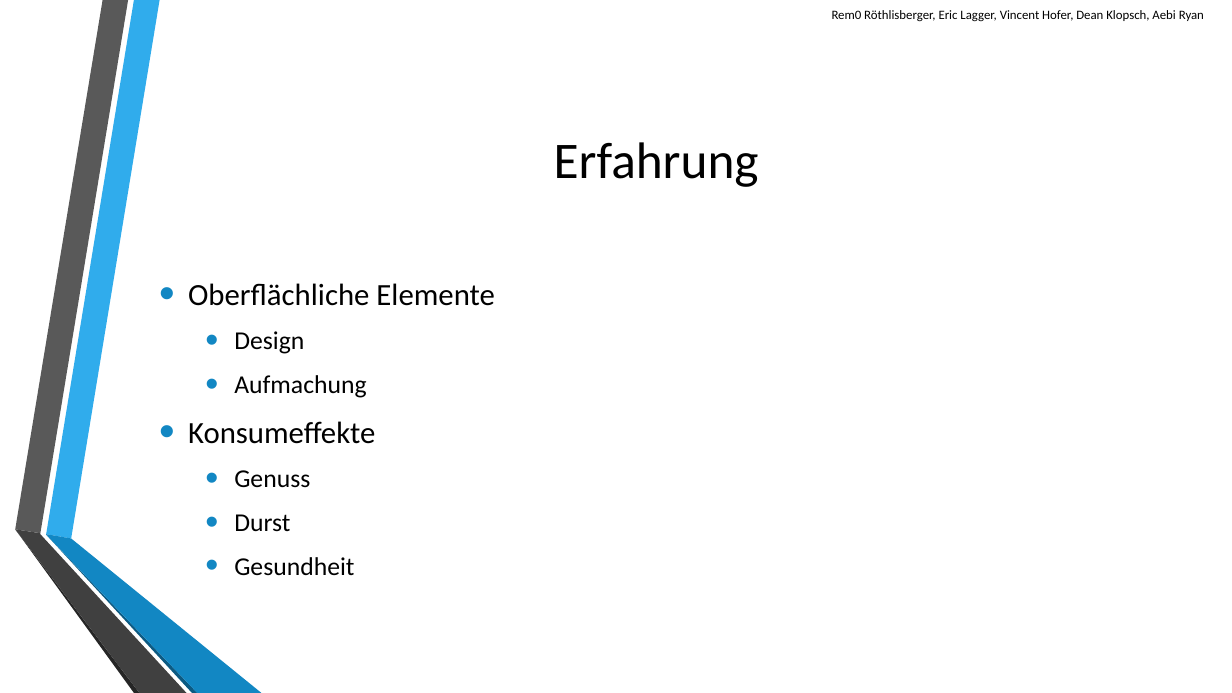
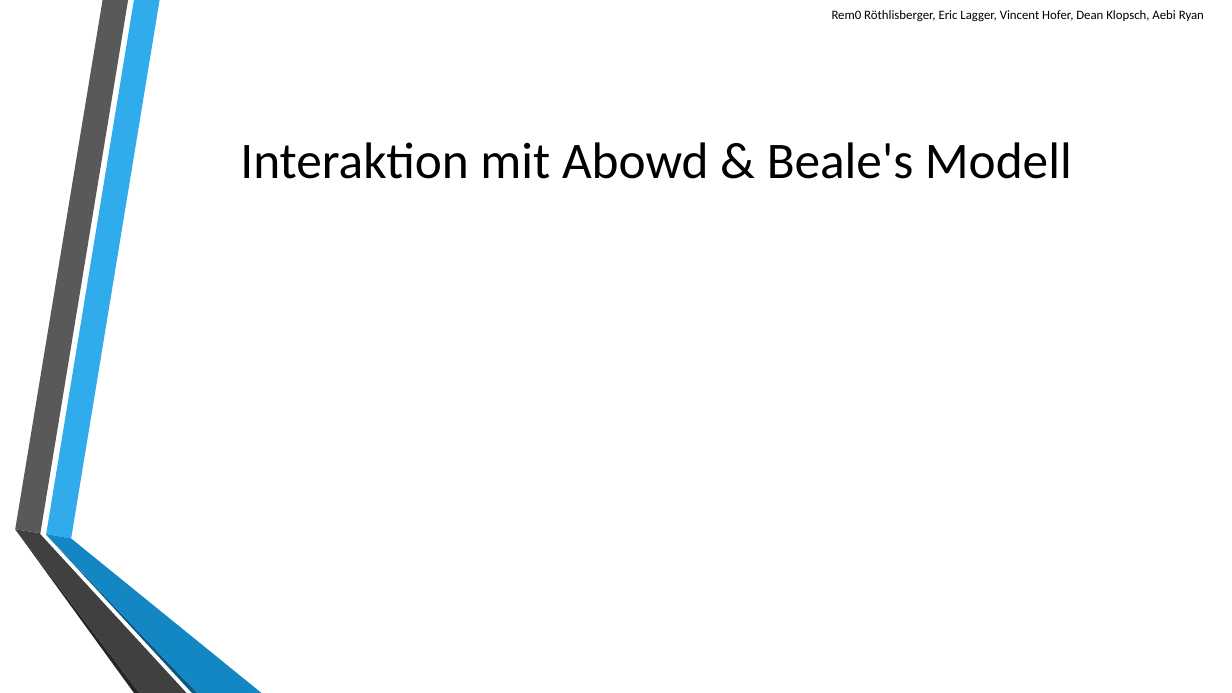
Before and after one commit to scg-unibe-ch/ese2016-team8, a slide deck: slide 7 of baseProject/presentation/Presentation-Team8.pptx (slide 4 before the commit). Drawn at 1232x693 pixels with LibreOffice and Linux fonts; fonts in the diff are those of the drawing; background and template pictures are left out. Boxes give left, top, right and bottom in pixels: in the first picture for what was removed or moved away, otherwise in the second. Text is boxed around its words. In the diff, an @@ line names an element or a change of style, - is before the commit and + after.

```diff
--- a/baseProject/presentation/Presentation-Team8.pptx
+++ b/baseProject/presentation/Presentation-Team8.pptx
@@ title at bbox=[240, 142, 1072, 179]: text changed @@
-Erfahrung
+Interaktion mit Abowd & Beale's Modell
@@ text removed at bbox=[188, 283, 495, 575] @@
-• Oberflächliche Elemente
-  • Design
-  • Aufmachung
-• Konsumeffekte
-  • Genuss
-  • Durst
-  • Gesundheit
```
Also in this commit, not shown: 6 other slides changed, 1 slide added.
